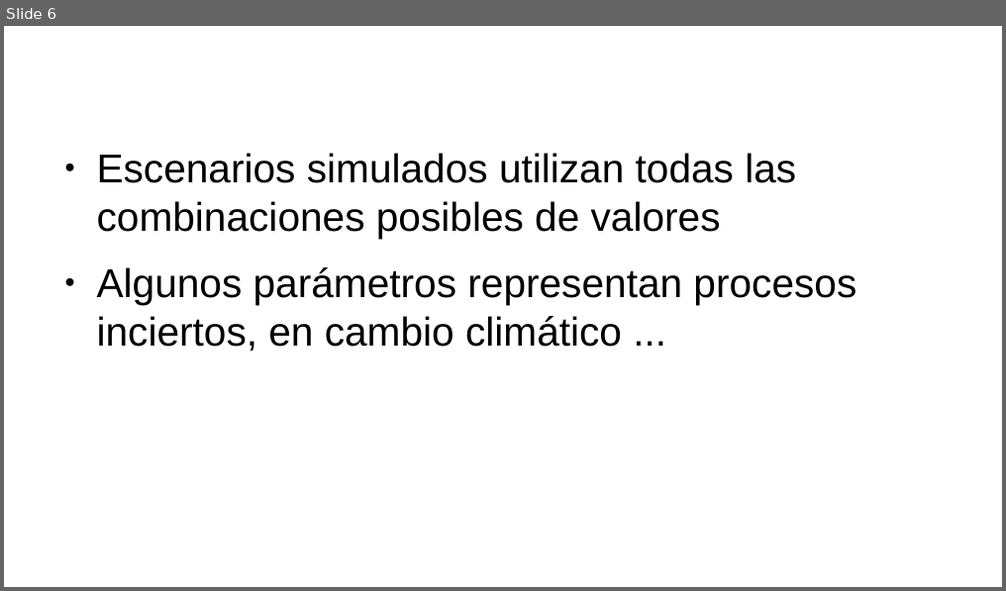
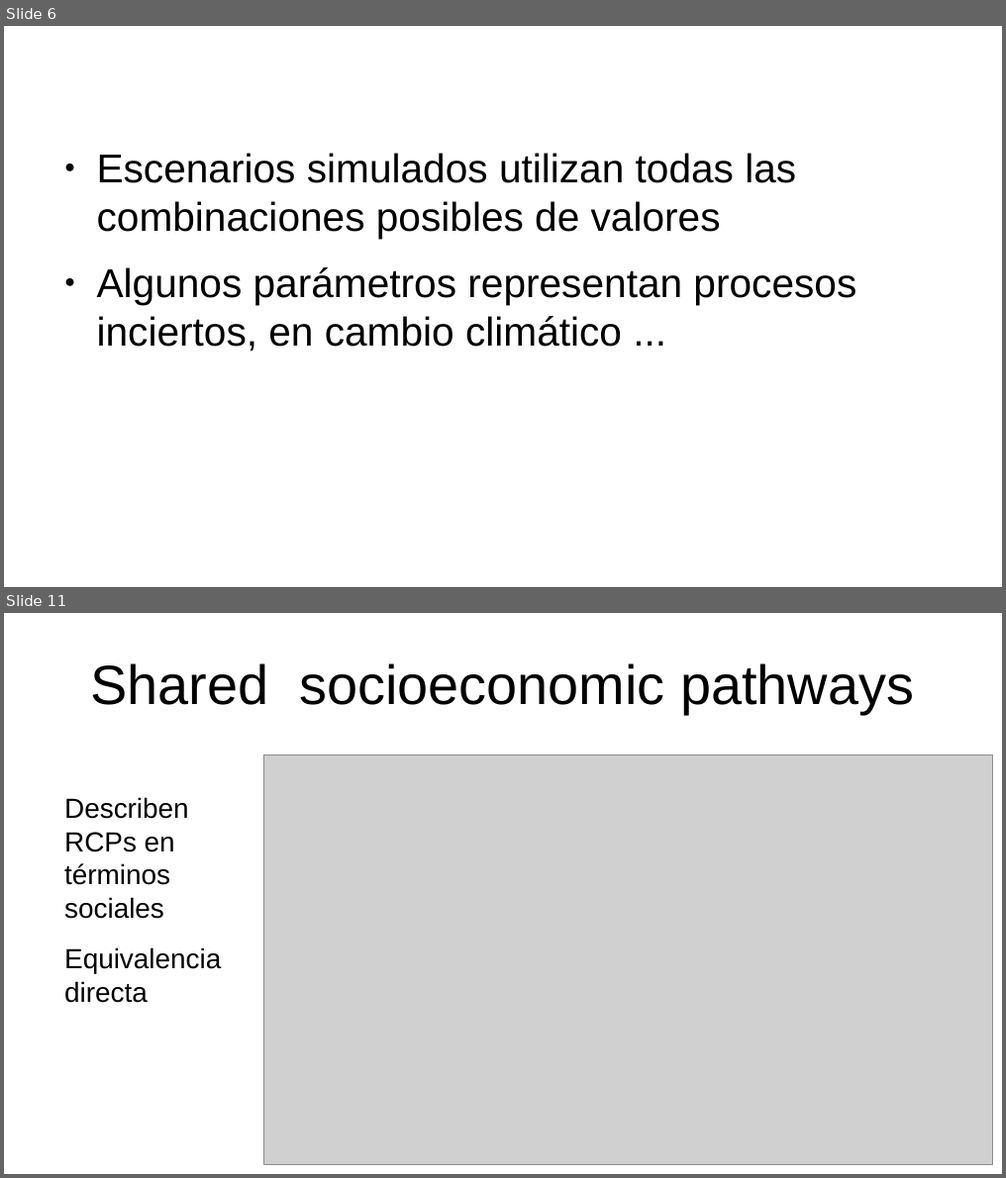
Before and after one commit to gerardommc/Ecologia-Teorica-II, a slide deck: Cambio-climatico/Escenarios.odp. Shown one above the other, each under a label of ours: slide 6 before the commit, slides 6 and 11 after it; the slides between them are not shown. The pictures are 1006x591 and 1006x1178 pixels, drawn with LibreOffice and Linux fonts; fonts in the diff are those of the drawing; grey boxes stand for pictures. Boxes give left, top, right and bottom in pixels: in the first picture for what was removed or moved away, otherwise in the second. Text is boxed around its words. In the diff, an @@ line names an element or a change of style, - is before the commit and + after.

```diff
--- a/Cambio-climatico/Escenarios.odp
+++ b/Cambio-climatico/Escenarios.odp
@@ slide 11 added at box(4, 613, 1002, 1174), background #FFFFFF @@
@@ title added at box(90, 663, 914, 714), 44 pt, text #000000 @@
+Shared socioeconomic pathways
@@ picture added at box(264, 756, 993, 1165) @@
@@ text added at box(64, 797, 221, 1003), 22 pt, text #000000 @@
+Describen RCPs en términos sociales
+Equivalencia directa
```
Also in this commit, not shown: 1 slide changed, 4 other slides added, 4 other files.
